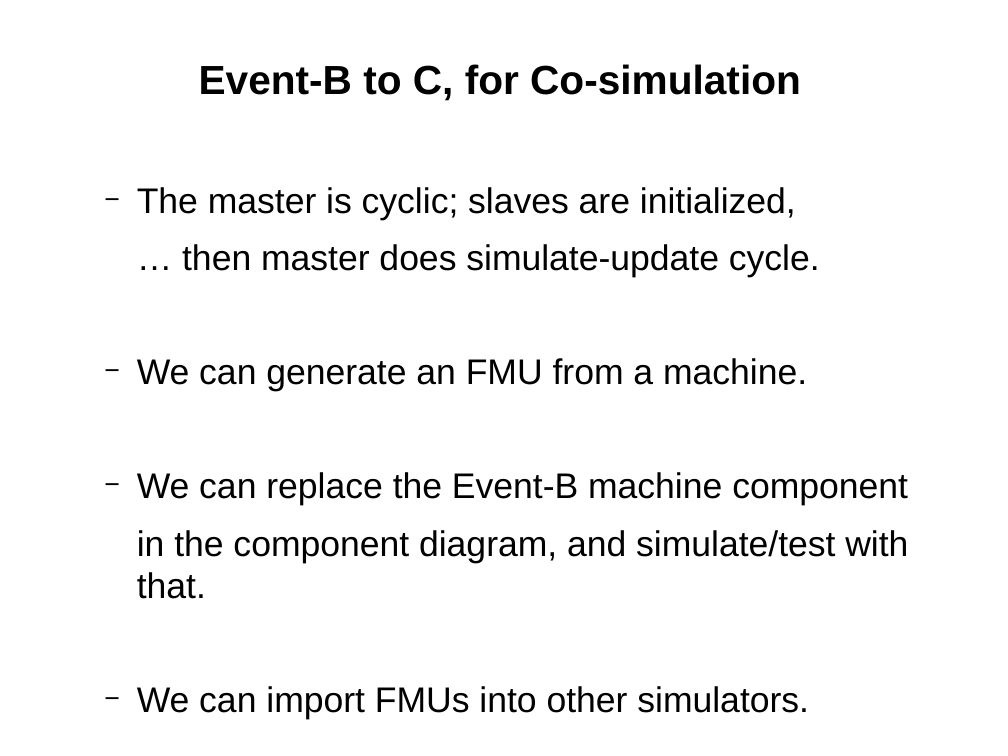
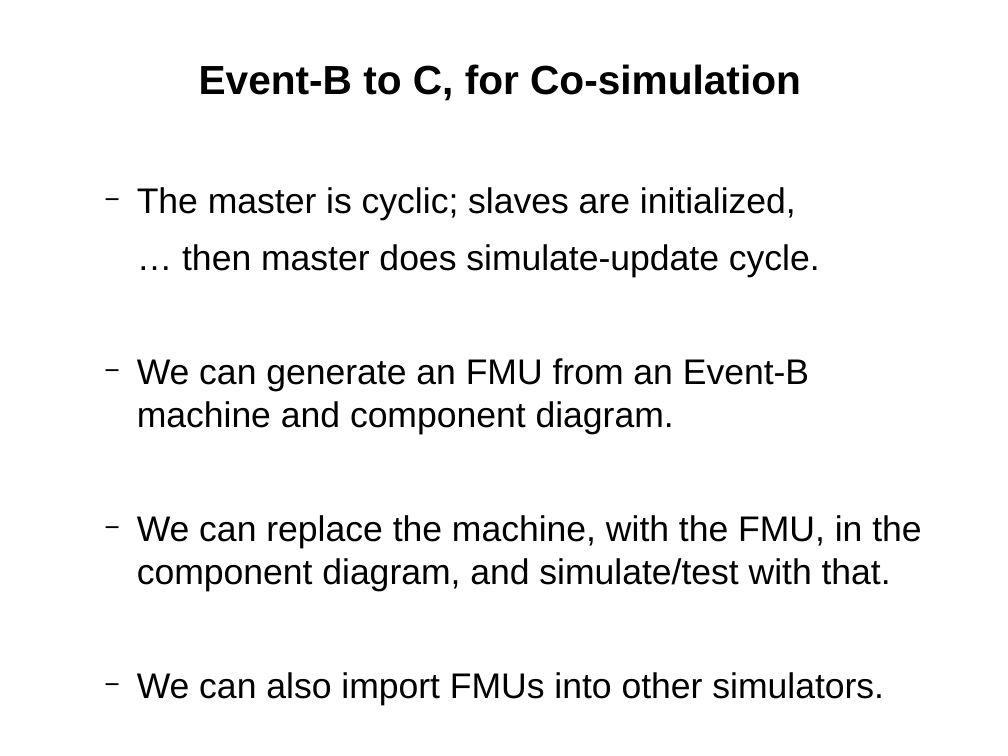
Before and after one commit to weetmuts/rodin-b-sharp-iUML_B_Utils, a slide deck: slide 9 of work/store/Writing/RUDW2014(accepted)/presentation/RUDW2014presentation.odp. Drawn at 1008x756 pixels with LibreOffice and Linux fonts; fonts in the diff are those of the drawing. Boxes give left, top, right and bottom in pixels: in the first picture for what was removed or moved away, otherwise in the second. Text is boxed around its words. In the diff, an @@ line names an element or a change of style, - is before the commit and + after.

```diff
--- a/work/store/Writing/RUDW2014(accepted)/presentation/RUDW2014presentation.odp
+++ b/work/store/Writing/RUDW2014(accepted)/presentation/RUDW2014presentation.odp
@@ text at [137, 358, 921, 705]: text changed @@
-  − We can generate an FMU from a machine.
-  − We can replace the Event-B machine component
-  in the component diagram, and simulate/test with that.
-  − We can import FMUs into other simulators.
+  − We can generate an FMU from an Event-B machine and component diagram.
+  − We can replace the machine, with the FMU, in the component diagram, and simulate/test with that.
+  − We can also import FMUs into other simulators.
```
Also in this commit, not shown: 5 other slides changed, 1 slide added, 6 other files.
